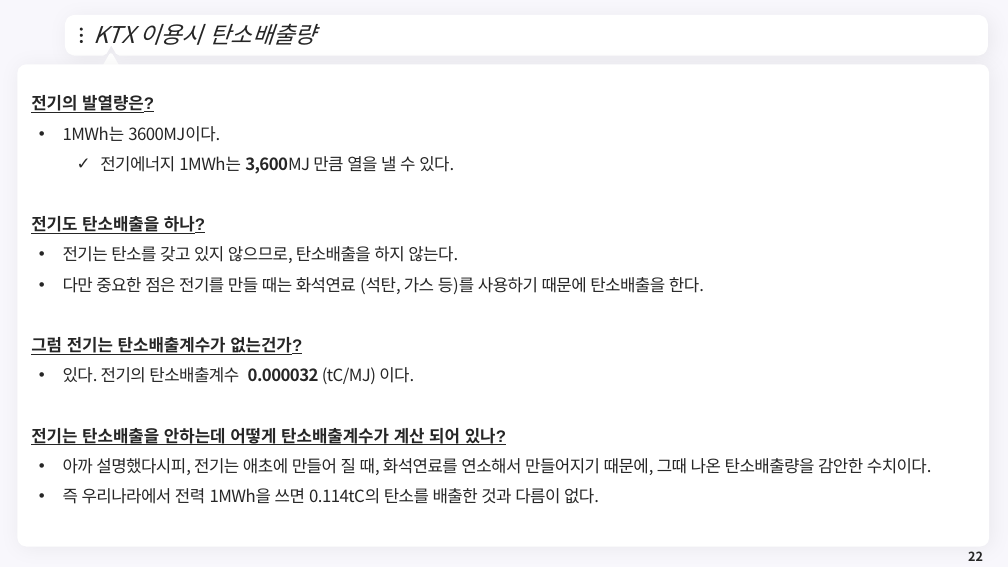
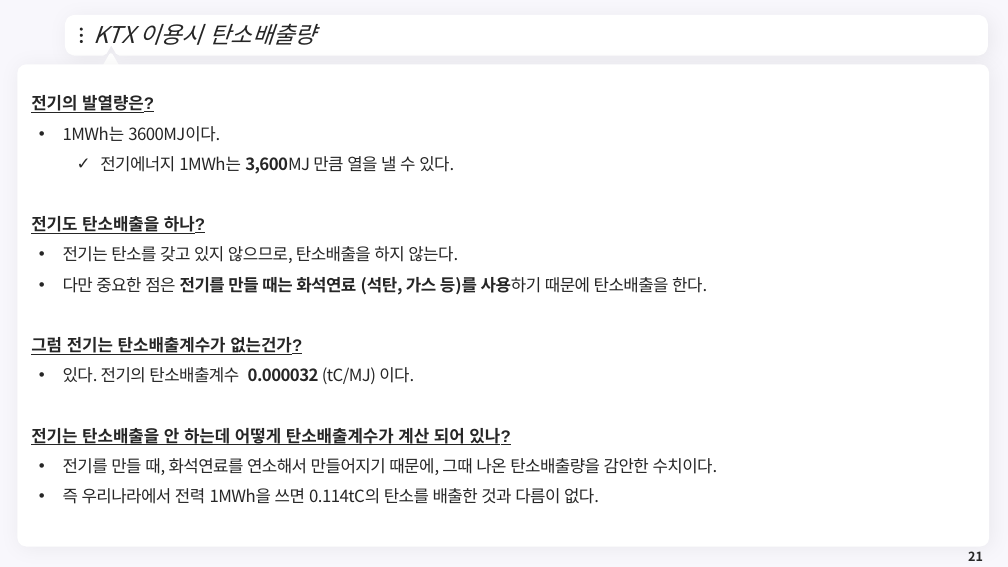
Before and after one commit to meandthey/Teaching, a slide deck: slide 21 of 생활속의 경제/01_Lectures/생활속의 경제_(에너지경제)_2.pptx (slide 22 before the commit). Drawn at 1008x567 pixels with LibreOffice and Linux fonts; fonts in the diff are those of the drawing; background and template pictures are left out. Boxes give left, top, right and bottom in pixels: in the first picture for what was removed or moved away, otherwise in the second. Text is boxed around its words. In the diff, an @@ line names an element or a change of style, - is before the commit and + after.

```diff
--- a/생활속의 경제/01_Lectures/생활속의 경제_(에너지경제)_2.pptx
+++ b/생활속의 경제/01_Lectures/생활속의 경제_(에너지경제)_2.pptx
@@ text at box(63, 277, 707, 295): bold on in "전기를 만들 때는 화석연료 (석탄, 가스 등)를 ..." @@
@@ text at box(31, 428, 718, 475): text changed @@
-전기는 탄소배출을 안하는데 어떻게 탄소배출계수가 계산 되어 있나?
-• 아까 설명했다시피, 전기는 애초에 만들어 질 때, 화석연료를 연소해서 만들어지기 때문에, 그때 나온 탄소배출량을 감안한 수치이다.
+전기는 탄소배출을 안 하는데 어떻게 탄소배출계수가 계산 되어 있나?
+• 전기를 만들 때, 화석연료를 연소해서 만들어지기 때문에, 그때 나온 탄소배출량을 감안한 수치이다.
@@ page number at box(968, 551, 983, 561): text changed @@
-22
+21
```
Also in this commit, not shown: 17 other slides changed, 3 slides added, 7 slides removed, 2 other files.
